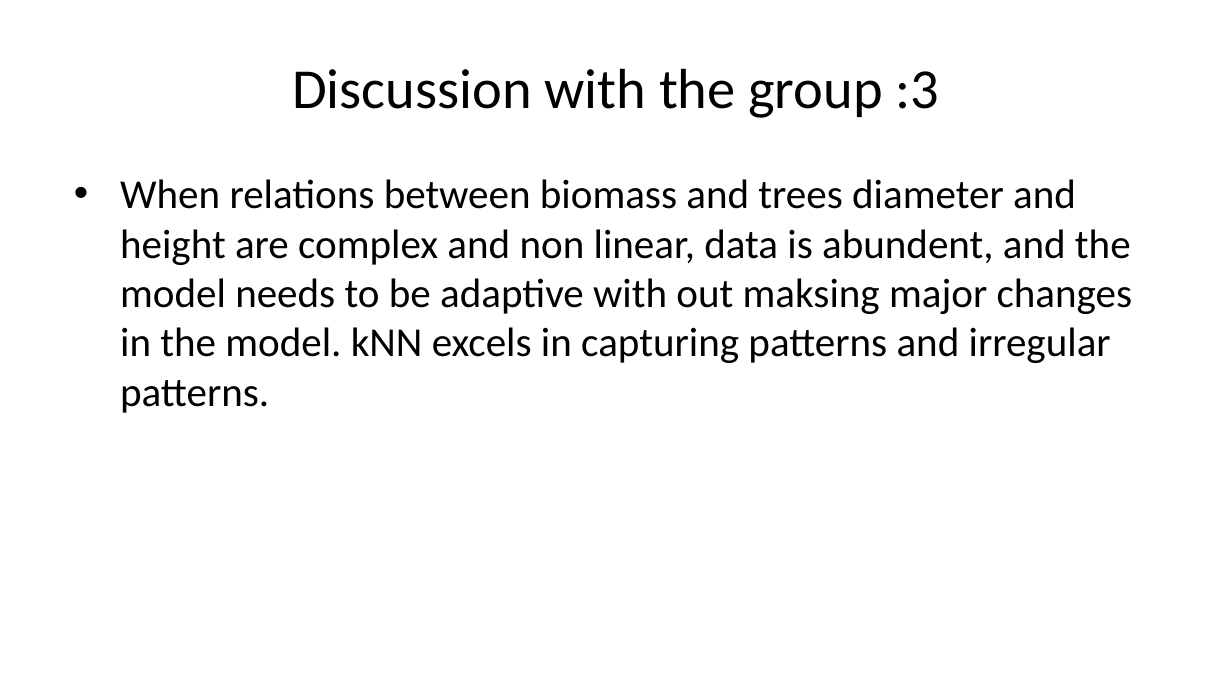
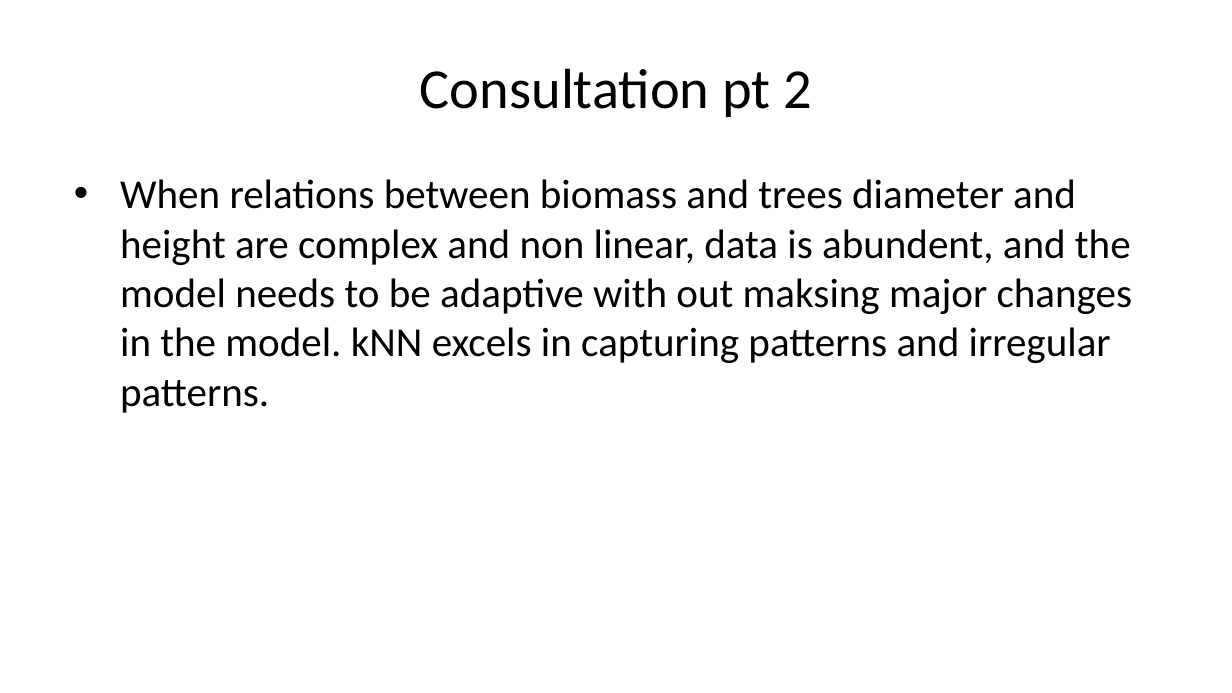
Before and after one commit to deancallahan25/Redwood-Analytics-Portfolio, a slide deck: slide 13 of Project-3/presentation.pptx. Drawn at 1232x693 pixels with LibreOffice and Linux fonts; fonts in the diff are those of the drawing. Boxes give left, top, right and bottom in pixels: in the first picture for what was removed or moved away, otherwise in the second. Text is boxed around its words. In the diff, an @@ line names an element or a change of style, - is before the commit and + after.

```diff
--- a/Project-3/presentation.pptx
+++ b/Project-3/presentation.pptx
@@ title at [420, 68, 812, 117]: text changed @@
-Discussion with the group :3
+Consultation pt 2
```
Also in this commit, not shown: 2 other files.
